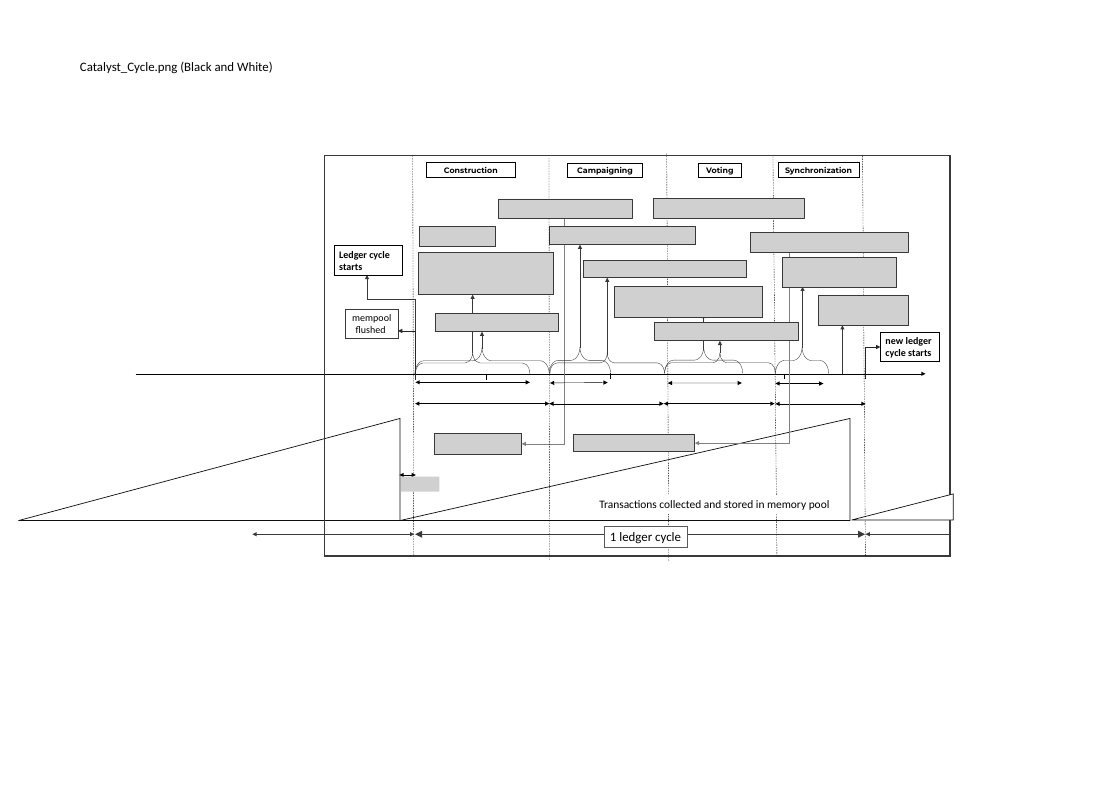
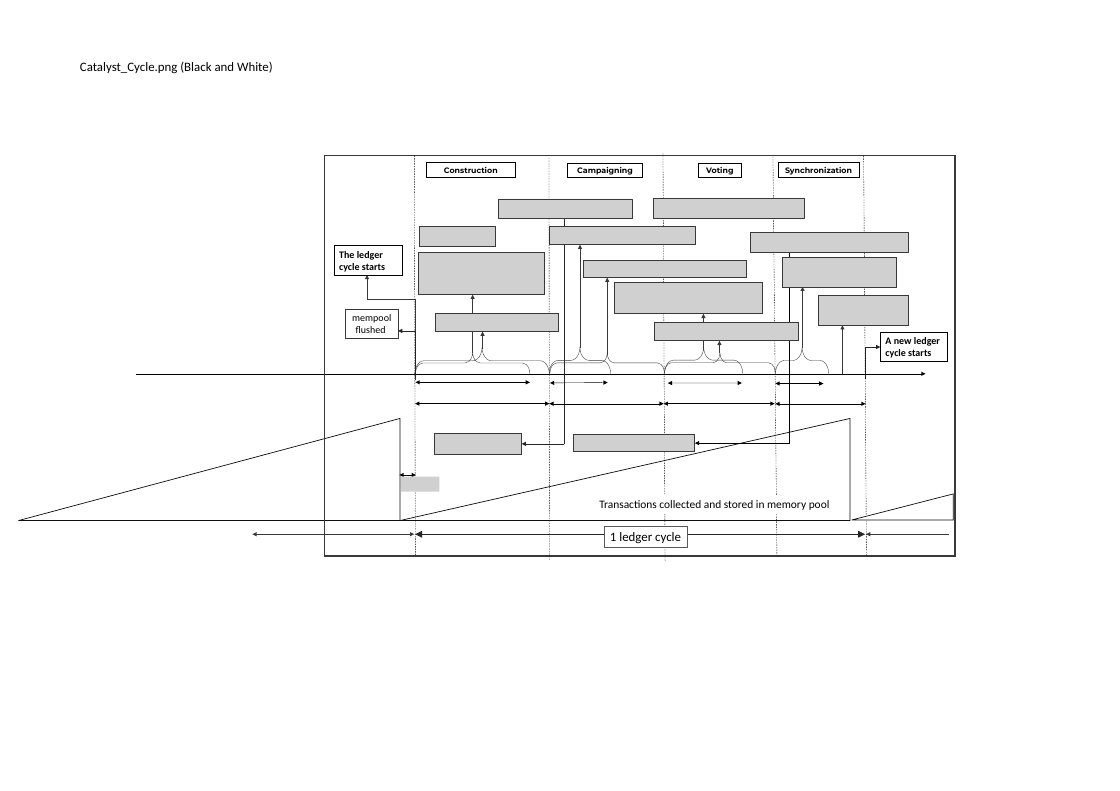
Before and after one commit to RedSkiesIO/consensus-whitepaper, a slide deck: slide 6 of figures/Powerpoint/DesginConsensusAndDatabase.pptx. Drawn at 1120x791 pixels with LibreOffice and Linux fonts; fonts in the diff are those of the drawing; grey boxes stand for pictures; background and template pictures are left out. Boxes give left, top, right and bottom in pixels: in the first picture for what was removed or moved away, otherwise in the second. Text is boxed around its words. In the diff, an @@ line names an element or a change of style, - is before the commit and + after.

```diff
--- a/figures/Powerpoint/DesginConsensusAndDatabase.pptx
+++ b/figures/Powerpoint/DesginConsensusAndDatabase.pptx
@@ rectangle: place and size @@
-rectangle at box(325, 156, 950, 556)
+rectangle at box(325, 156, 955, 556)
@@ line moved from (667, 153) - (669, 562) to (663, 153) - (665, 562) @@
@@ elbow arrow (564, 220) - (522, 444): stroke #808080 0.5 pt to #262626 0.5 pt dashed @@
@@ text in rectangle at box(339, 251, 385, 272): text changed @@
-Ledger cycle starts
+The ledger cycle starts
@@ picture: place and size @@
-picture at box(418, 252, 554, 295)
+picture at box(418, 252, 545, 295)
@@ elbow arrow (789, 252) - (695, 443): stroke #808080 0.5 pt to #000000 0.5 pt dashed @@
@@ picture: place and size @@
-picture at box(615, 287, 762, 317)
+picture at box(615, 283, 762, 313)
@@ rectangle "A new ledger cycle starts": place and size @@
-rectangle "A new ledger cycle starts" at box(881, 332, 940, 362)
+rectangle "A new ledger cycle starts" at box(881, 332, 948, 362)
@@ text in rectangle at box(885, 337, 940, 358): text changed @@
-new ledger cycle starts
+A new ledger cycle starts
@@ double arrow (415, 534) - (865, 534): stroke #3B3838 0.5 pt to #262626 0.5 pt @@
```
Also in this commit, not shown: 1 other slide changed, 1 slide added, 1 slide removed, 4 other files.
